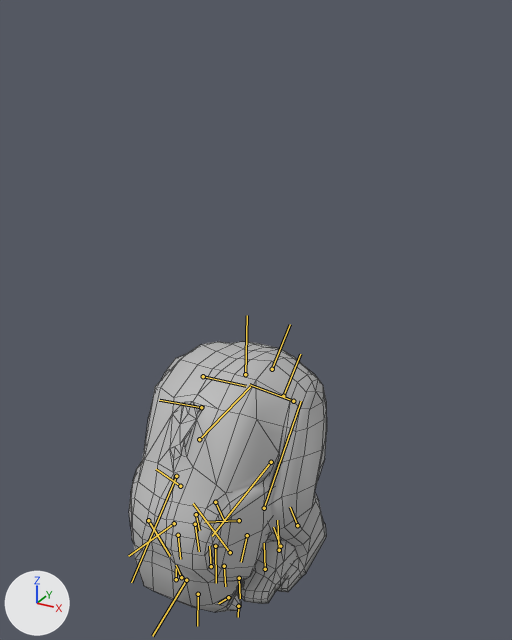
Renders of the FBX model Assets/Models/Player/Bear_Big.fbx from each side of a commit.
Before and after are seen from a 50 mm camera at (0.0465, -0.0763, 0.0828) aimed at (-0.0014, 0.0106, 0.0393). Arrows for +X, +Y and +Z are at lower left; the lights stay in place. Both versions are drawn at frame 1496 of the action 'Take 001'; the numbers are the values there. The bones that bend it are drawn over the model as lines. Mesh edges are drawn as thin lines.

Names of what the first picture shows: 'Bear_Big'.
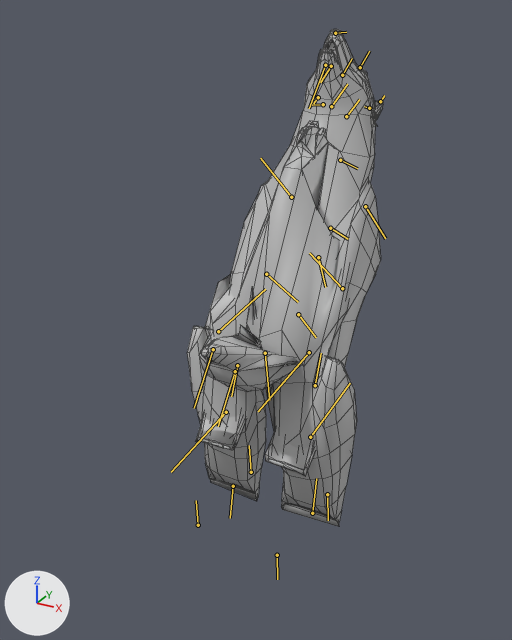
Commit message: Death animation on bear

Edits to the scene script, one JSON object a line:
```json
{"block": "bone_spine", "where": "bone_spine = bpy.data.objects['Armature'].pose.bones['Spine']"}
{"op": "set", "path": "bone_spine.location", "old": "(1.1, -0.25, 0.0)", "new": "(0.5, -0.13, 0.0)"}
{"op": "set", "path": "bone_spine.rotation_quaternion", "old": "(-1.0, 0.0, 0.0, 0.0)", "new": "(-0.112, 0.0, 0.0, -0.994)", "note": "degrees (0, 0, 0) -> degrees (0, 0, 167)"}
{"block": "bone_spine2", "where": "bone_spine2 = bpy.data.objects['Armature'].pose.bones['Spine2']  # child of 'Spine'"}
{"op": "set", "path": "bone_spine2.rotation_quaternion", "old": "(0.91, 0.0, 0.0, -0.414)", "new": "(0.977, 0.0, 0.0, -0.212)", "note": "degrees (0, 0, -49) -> degrees (0, 0, -24)"}
{"block": "bone_spine4", "where": "bone_spine4 = bpy.data.objects['Armature'].pose.bones['Spine4']  # child of 'Spine3'"}
{"op": "set", "path": "bone_spine4.location", "old": "(-0.13, -0.38, 0.0)", "new": "(-0.07, -0.19, 0.0)"}
{"op": "set", "path": "bone_spine4.rotation_quaternion", "old": "(0.998, 0.0, 0.0, -0.064)", "new": "(0.999, 0.0, 0.0, -0.035)", "note": "degrees (0, 0, -7) -> degrees (0, 0, -4)"}
{"block": "bone_neck1", "where": "bone_neck1 = bpy.data.objects['Armature'].pose.bones['Neck1']  # child of 'Spine4'"}
{"op": "set", "path": "bone_neck1.location", "old": "(-0.21, -0.4, 0.0)", "new": "(-0.11, -0.2, 0.0)"}
{"op": "set", "path": "bone_neck1.rotation_quaternion", "old": "(0.92, 0.0, 0.0, -0.392)", "new": "(0.98, 0.0, 0.0, -0.2)", "note": "degrees (0, 0, -46) -> degrees (0, 0, -23)"}
{"block": "bone_neck2", "where": "bone_neck2 = bpy.data.objects['Armature'].pose.bones['Neck2']  # child of 'Neck1'"}
{"op": "set", "path": "bone_neck2.location", "old": "(-0.28, -0.19, 0.0)", "new": "(-0.14, -0.09, 0.0)"}
{"op": "set", "path": "bone_neck2.rotation_quaternion", "old": "(0.902, 0.0, 0.0, -0.432)", "new": "(0.975, 0.0, 0.0, -0.221)", "note": "degrees (0, 0, -51) -> degrees (0, 0, -26)"}
{"block": "bone_arm_l1", "where": "bone_arm_l1 = bpy.data.objects['Armature'].pose.bones['Arm_L1']  # child of 'Spine4'"}
{"op": "set", "path": "bone_arm_l1.rotation_quaternion", "old": "(0.957, -0.034, 0.003, 0.288)", "new": "(0.803, 0.004, -0.001, 0.596)", "note": "degrees (-4, 1, 33) -> degrees (0, 0, 73)"}
{"block": "bone_arm_l2", "where": "bone_arm_l2 = bpy.data.objects['Armature'].pose.bones['Arm_L2']  # child of 'Arm_L1'"}
{"op": "set", "path": "bone_arm_l2.rotation_quaternion", "old": "(0.8, 0.0, 0.0, 0.6)", "new": "(0.94, 0.0, 0.0, -0.34)", "note": "degrees (0, 0, 74) -> degrees (0, 0, -40)"}
{"block": "bone_arm_l4", "where": "bone_arm_l4 = bpy.data.objects['Armature'].pose.bones['Arm_L4']  # child of 'Arm_L3'"}
{"op": "set", "path": "bone_arm_l4.location", "old": "(-0.02, 0.14, 0.0)", "new": "(-0.22, -2.72, 0.0)"}
{"op": "set", "path": "bone_arm_l4.rotation_quaternion", "old": "(-0.99, 0.034, 0.003, -0.139)", "new": "(-0.223, -0.001, -0.004, -0.975)", "note": "degrees (-4, 0, 16) -> degrees (0, 0, 154)"}
{"block": "bone_arm_r1", "where": "bone_arm_r1 = bpy.data.objects['Armature'].pose.bones['Arm_R1']  # child of 'Spine4'"}
{"op": "set", "path": "bone_arm_r1.rotation_quaternion", "old": "(0.956, -0.065, 0.006, 0.285)", "new": "(0.803, 0.008, -0.001, 0.596)", "note": "degrees (-7, 3, 33) -> degrees (1, -1, 73)"}
{"block": "bone_arm_r2", "where": "bone_arm_r2 = bpy.data.objects['Armature'].pose.bones['Arm_R2']  # child of 'Arm_R1'"}
{"op": "set", "path": "bone_arm_r2.rotation_quaternion", "old": "(0.8, 0.0, 0.0, 0.6)", "new": "(0.941, 0.0, 0.0, -0.339)", "note": "degrees (0, 0, 74) -> degrees (0, 0, -40)"}
{"block": "bone_arm_r4", "where": "bone_arm_r4 = bpy.data.objects['Armature'].pose.bones['Arm_R4']  # child of 'Arm_R3'"}
{"op": "set", "path": "bone_arm_r4.location", "old": "(0.02, -0.14, 0.0)", "new": "(0.22, 2.72, 0.0)"}
{"op": "set", "path": "bone_arm_r4.rotation_quaternion", "old": "(-0.988, 0.065, 0.006, -0.137)", "new": "(-0.223, -0.002, -0.008, -0.975)", "note": "degrees (-7, 0, 16) -> degrees (1, 0, 154)"}
{"block": "bone_foot_l1", "where": "bone_foot_l1 = bpy.data.objects['Armature'].pose.bones['Foot_L1']  # child of 'Spine'"}
{"op": "set", "path": "bone_foot_l1.rotation_quaternion", "old": "(-0.964, 0.0, 0.0, -0.266)", "new": "(-0.021, 0.001, 0.0, 1.0)", "note": "degrees (0, 0, 31) -> degrees (0, 0, -178)"}
{"block": "bone_foot_l2", "where": "bone_foot_l2 = bpy.data.objects['Armature'].pose.bones['Foot_L2']  # child of 'Foot_L1'"}
{"op": "set", "path": "bone_foot_l2.rotation_quaternion", "old": "(0.87, 0.0, 0.0, 0.492)", "new": "(0.983, 0.0, 0.0, -0.181)", "note": "degrees (0, 0, 59) -> degrees (0, 0, -21)"}
{"block": "bone_foot_l4", "where": "bone_foot_l4 = bpy.data.objects['Armature'].pose.bones['Foot_L4']  # child of 'Foot_L3'"}
{"op": "set", "path": "bone_foot_l4.location", "old": "(-0.11, 0.29, 0.0)", "new": "(-1.29, -0.09, 0.0)"}
{"op": "set", "path": "bone_foot_l4.rotation_quaternion", "old": "(-0.97, 0.0, 0.0, -0.243)", "new": "(-0.09, 0.0, 0.001, -0.996)", "note": "degrees (0, 0, 28) -> degrees (0, 0, 170)"}
{"block": "bone_foot_r1", "where": "bone_foot_r1 = bpy.data.objects['Armature'].pose.bones['Foot_R1']  # child of 'Spine'"}
{"op": "set", "path": "bone_foot_r1.rotation_quaternion", "old": "(-0.971, 0.0, 0.0, -0.239)", "new": "(-0.023, 0.0, 0.0, 1.0)", "note": "degrees (0, 0, 28) -> degrees (0, 0, -177)"}
{"block": "bone_foot_r2", "where": "bone_foot_r2 = bpy.data.objects['Armature'].pose.bones['Foot_R2']  # child of 'Foot_R1'"}
{"op": "set", "path": "bone_foot_r2.rotation_quaternion", "old": "(0.897, 0.0, 0.0, 0.441)", "new": "(0.984, 0.0, 0.0, -0.177)", "note": "degrees (0, 0, 52) -> degrees (0, 0, -20)"}
{"block": "bone_foot_r4", "where": "bone_foot_r4 = bpy.data.objects['Armature'].pose.bones['Foot_R4']  # child of 'Foot_R3'"}
{"op": "set", "path": "bone_foot_r4.location", "old": "(0.09, -0.26, 0.0)", "new": "(1.3, 0.15, 0.0)"}
{"op": "set", "path": "bone_foot_r4.rotation_quaternion", "old": "(-0.977, 0.0, 0.0, -0.214)", "new": "(-0.091, 0.0, 0.0, -0.996)", "note": "degrees (0, 0, 25) -> degrees (0, 0, 170)"}
```

Changed parts and their boxes [x1, y1, x2, y2] in the pictures (512 x 640 px):
```json
{"object": "Bear_Big", "change": "posed", "before": [129, 341, 327, 612], "after": [187, 29, 383, 526], "on screen": "83% taller"}
{"bone": "Spine", "before": "(245, 374) to (247, 315)", "after": "(265, 353) to (269, 400)"}
{"bone": "Spine2", "before": "(201, 407) to (159, 400)", "after": "(298, 314) to (316, 337)"}
{"bone": "Spine4", "before": "(174, 523) to (128, 556)", "after": "(330, 228) to (348, 239)"}
{"bone": "Neck1", "before": "(186, 580) to (152, 636)", "after": "(340, 160) to (357, 168)"}
{"bone": "Neck2", "before": "(198, 594) to (197, 626)", "after": "(346, 116) to (359, 99)"}
{"bone": "Arm_L1", "before": "(230, 552) to (193, 503)", "after": "(365, 206) to (385, 238)"}
{"bone": "Arm_L2", "before": "(271, 462) to (212, 536)", "after": "(342, 288) to (309, 253)"}
{"bone": "Arm_L4", "before": "(265, 569) to (264, 543)", "after": "(277, 555) to (277, 579)"}
{"bone": "Arm_R1", "before": "(148, 520) to (170, 556)", "after": "(291, 197) to (260, 158)"}
{"bone": "Arm_R2", "before": "(199, 439) to (250, 386)", "after": "(266, 274) to (298, 302)"}
{"bone": "Arm_R4", "before": "(178, 535) to (180, 559)", "after": "(198, 525) to (196, 500)"}
{"bone": "Foot_L1", "before": "(293, 401) to (249, 384)", "after": "(309, 352) to (258, 411)"}
{"bone": "Foot_L2", "before": "(264, 508) to (301, 401)", "after": "(310, 437) to (350, 383)"}
{"bone": "Foot_L4", "before": "(279, 550) to (277, 520)", "after": "(327, 494) to (328, 520)"}
{"bone": "Foot_R1", "before": "(203, 376) to (246, 386)", "after": "(218, 331) to (265, 289)"}
{"bone": "Foot_R2", "before": "(176, 476) to (131, 582)", "after": "(226, 412) to (171, 472)"}
{"bone": "Foot_R4", "before": "(195, 524) to (199, 551)", "after": "(251, 472) to (249, 445)"}
```
